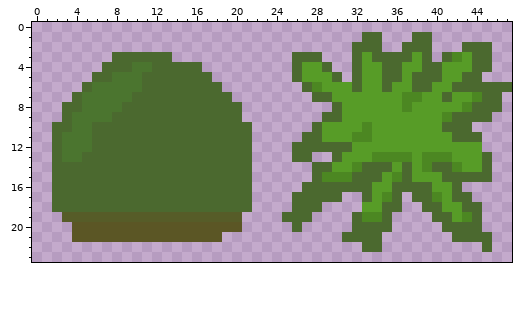
Two versions of one pixel-art file, graphics/bush.ase. The picture above was drawn from the file before the commit.
48x24 pixels, 1 frame. Colours within 5 levels of each other are drawn and written as one.
New version:
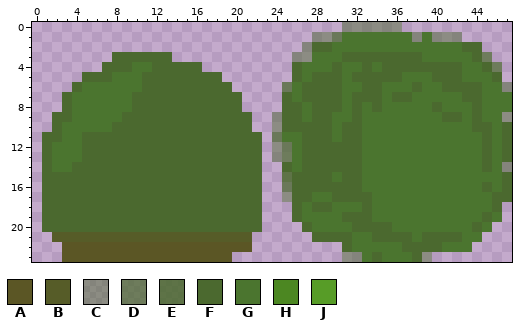
Palette (. is transparent): A #5b5625  B #565c28  C #4b692f77  D #4b692fb6  E #4b692fd8  F #4b692f  G #4b752f  H #4c8722  J #579c27
Message: Edited bush, tried to animate tall grass
What changed:
@@ x 0..47 @@
- 0 ................................................
- 1 .................................FF...FF........
- 2 ................................FFF..FFF...FFF..
- 3 ........FFFFFF............FFF...FJFFFFJF.FHJFF..
- 4 .......FFFGGFFFFF.........FJJF..FJJFFJJFFJJJFF..
- 5 ......FFGGGFFFFFFF........FJJJF.FJJFFJFFFJJFF...
- 6 .....FGGGGGFFFFFFFF........FHJJJFJJFJJFFJJFFFFFF
- 7 ....FGGGGGFFFFFFFFFF........FFJJJJJJJHHJJFJJHFF.
- 8 ...FFGGGGFFFFFFFFFFFF.........FJJJJJJHJJJJJHFFF.
- 9 ...FGGGGFFFFFFFFFFFFF........FFJJJJJJJJJJHFFFF..
-10 ..FFGGFFFFFFFFFFFFFFFF......FJJJJHJJJJJJJFFF....
-11 ..FGGGFFFFFFFFFFFFFFFF.....FFJJJHHJJJJJJJJFFF...
-12 ..FGGGFFFFFFFFFFFFFFFF....FFFFFFJJJJJJJJJJJJJ...
-13 ..FGGFFFFFFFFFFFFFFFFF....FF..FJJJHHHHJHHHJJJF..
-14 ..FFFFFFFFFFFFFFFFFFFF......FFJJHFFFJFJHFFHJJF..
-15 ..FFFFFFFFFFFFFFFFFFFF......FHHHFFFJHFJJJFFFFF..
-16 ..FFFFFFFFFFFFFFFFFFFF.....FFFFFFFJJFFFFJJF.....
-17 ..FFFFFFFFFFFFFFFFFFFF....FFFFF..FJHF.FFHJFF....
-18 ..FFFFFFFFFFFFFFFFFFFF....FFF....JJFF..FFJJFF...
-19 ...BBBBBBBBBBBBBBBBBB....FFF....FHHF....FFJHF...
-20 ....AAAAAAAAAAAAAAAAA.....F.....FFFF.....FFFF...
-21 ....AAAAAAAAAAAAAAA............FFFF.......FFFF..
-22 .................................FF..........F..
-23 ................................................
+ 0 ...............................CCCCCC...........
+ 1 ............................CCDGGGGGGGCGCCC.....
+ 2 ...........................CFFGGGGGGGGGGGGGFF...
+ 3 ........FFFFFF............CCGGGFFFFFFFFGGGGGFD..
+ 4 .......FFFGGFFFFF.........FGGGFGGFGFFFFFFFFGGFD.
+ 5 .....FFFGGGFFFFFFFF.......FGFFFGFFFFFGGGFFFGGGF.
+ 6 ....FGGGGGGFFFFFFFFF.....DGFFFFGGFFGGGFGGFFFFGGC
+ 7 ...FGGGGGGFFFFFFFFFFF....FGFFFFGFFFGFFGGGGGFFGGG
+ 8 ...FGGGGGGFFFFFFFFFFF....FFGFFFGFGFGGGGGFGGGFGGG
+ 9 ..FFGGGGGFFFFFFFFFFFFF..CFFGFFGGFGGGGGGGGFFGFGGC
+10 ..FGGGGGFFFFFFFFFFFFFF..CFFFFFGFFGGGGGGGGGGGFFGF
+11 .FFGGFFFFFFFFFFFFFFFFFF.DGGFFFGFFGGGGGGGGGGGGFGF
+12 .FGGGFFFFFFFFFFFFFFFFFF.CDGFFFFFFGGGGGGGGGGGGFGF
+13 .FGGGFFFFFFFFFFFFFFFFFF.CDGFFFFFFGGGGGGGGGGGGFGF
+14 .FGGFFFFFFFFFFFFFFFFFFF..FGFFFFFFGGGGGGGGGGGGFGC
+15 .FFFFFFFFFFFFFFFFFFFFFF..EFFFFGFFGGGGGGGGGGGGGGF
+16 .FFFFFFFFFFFFFFFFFFFFFF..DFFFFFFFGGGGGGGGGGGGFGF
+17 .FFFFFFFFFFFFFFFFFFFFFF..CFFGGFFFFGGGGGGGGGGGGFF
+18 .FFFFFFFFFFFFFFFFFFFFFF...FGFFGGGFGGGGGGGGGGGGF.
+19 .FFFFFFFFFFFFFFFFFFFFFF...FGGGGFFFGGGGGGGGGGGFG.
+20 .FFFFFFFFFFFFFFFFFFFFFF....FGGGGFFFFGGGGGGGGFG..
+21 ..BBBBBBBBBBBBBBBBBBBB......FFFFGGFFFFGFFFFGG...
+22 ...AAAAAAAAAAAAAAAAAAA.........FGGGGGFFFFGGG....
+23 ...AAAAAAAAAAAAAAAAA...........CCGFGGGFC........
